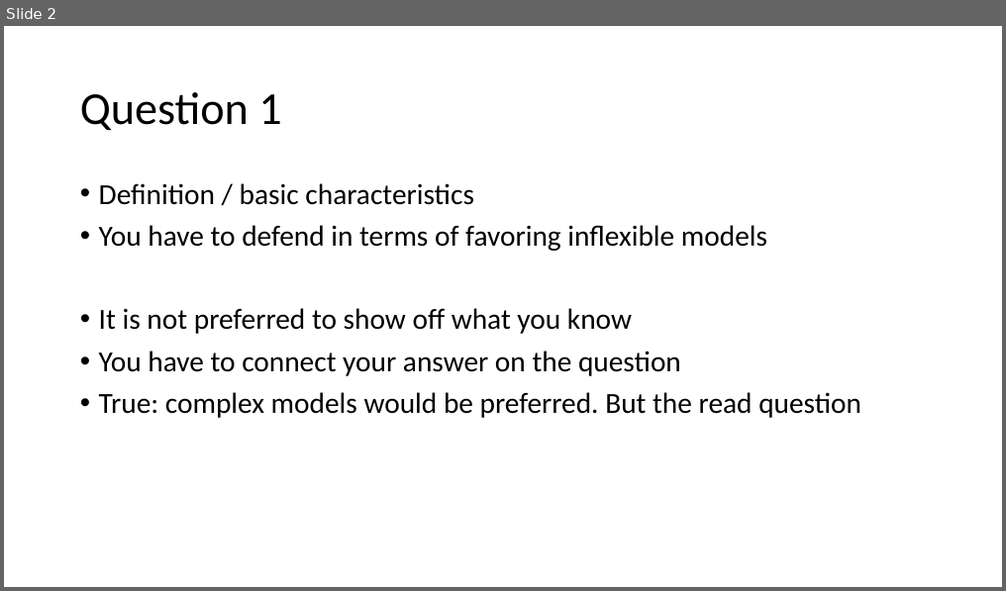
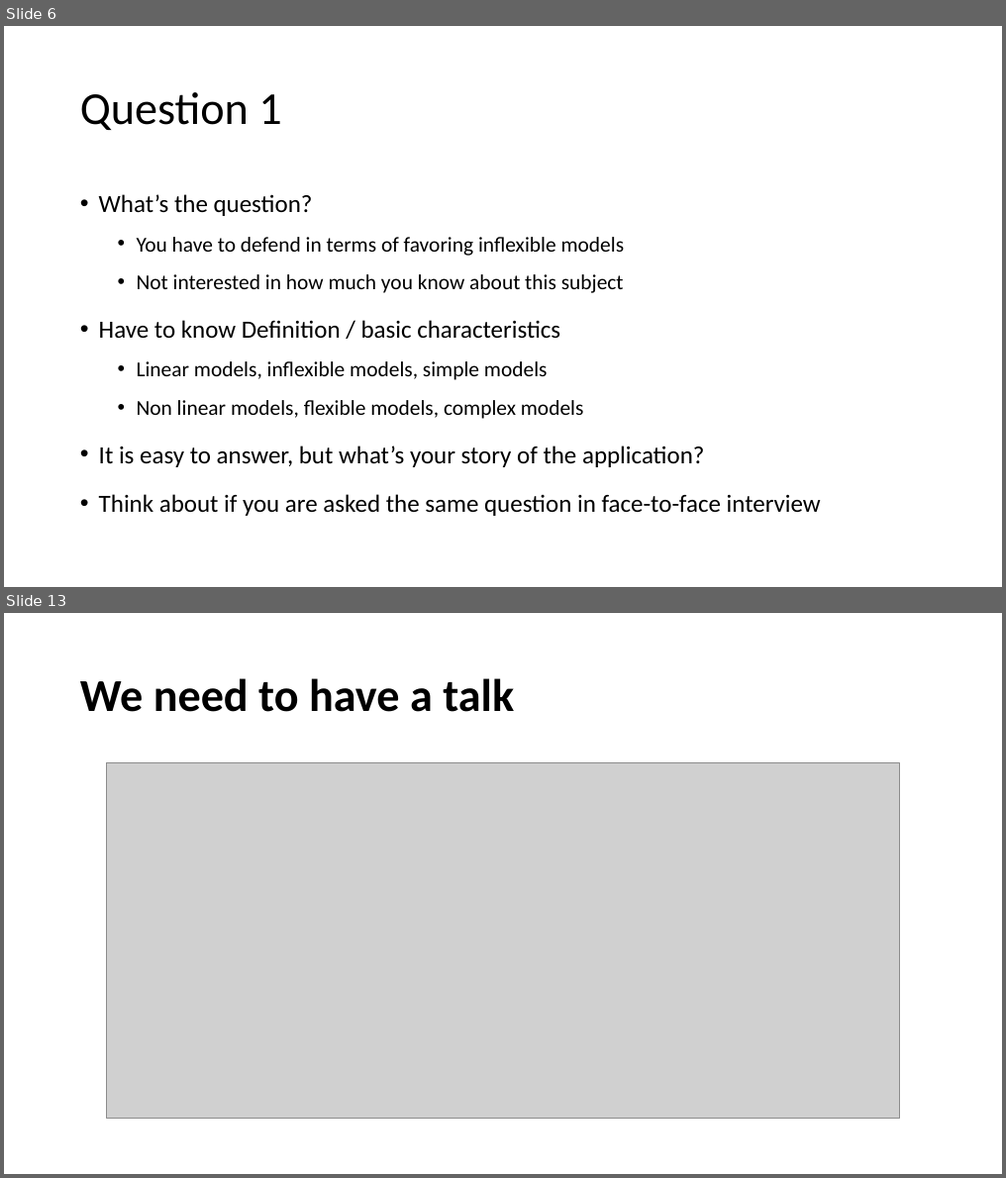
Before and after one commit to YeabinMoonEcon/BUS211, a slide deck: BUS212_ADA/exam/thoughts.pptx. Shown one above the other, each under a label of ours: slide 2 before the commit, slides 6 and 13 after it; the slides between them are not shown. The pictures are 1006x591 and 1006x1178 pixels, drawn with LibreOffice and Linux fonts; fonts in the diff are those of the drawing; grey boxes stand for pictures. Boxes give left, top, right and bottom in pixels: in the first picture for what was removed or moved away, otherwise in the second. Text is boxed around its words. In the diff, an @@ line names an element or a change of style, - is before the commit and + after.

```diff
--- a/BUS212_ADA/exam/thoughts.pptx
+++ b/BUS212_ADA/exam/thoughts.pptx
@@ slide 13 added at (4,613,1002,1174), background #FFFFFF @@
@@ title added at (80,678,514,712), 44 pt, text #000000, bold @@
+We need to have a talk
@@ picture added at (107,762,899,1119) @@
@@ what was slide 2 is now slide 6 @@
@@ slide 6 changed as well @@
@@ text at (99,194,313,216): text changed; size 28 to 23.8 pt @@
-• Definition / basic characteristics
+• What’s the question?
@@ text at (137,237,625,256): size 28 to 20.4 pt in "You have to defend in terms of ..."; list level 1 to 2 in "You have to defend in ..."; line spacing 0.9 to 1.3 @@
@@ text at (99,274,821,516): text changed; size 28 to 23.8 pt @@
-• It is not preferred to show off what you know
-• You have to connect your answer on the question
-• True: complex models would be preferred. But the read question
+  • Not interested in how much you know about this subject
+• Have to know Definition / basic characteristics
+  • Linear models, inflexible models, simple models
+  • Non linear models, flexible models, complex models
+• It is easy to answer, but what’s your story of the application?
+• Think about if you are asked the same question in face-to-face interview
```
Also in this commit, not shown: 3 other slides changed, 9 other slides added, 2 slides removed, 7 other files.
